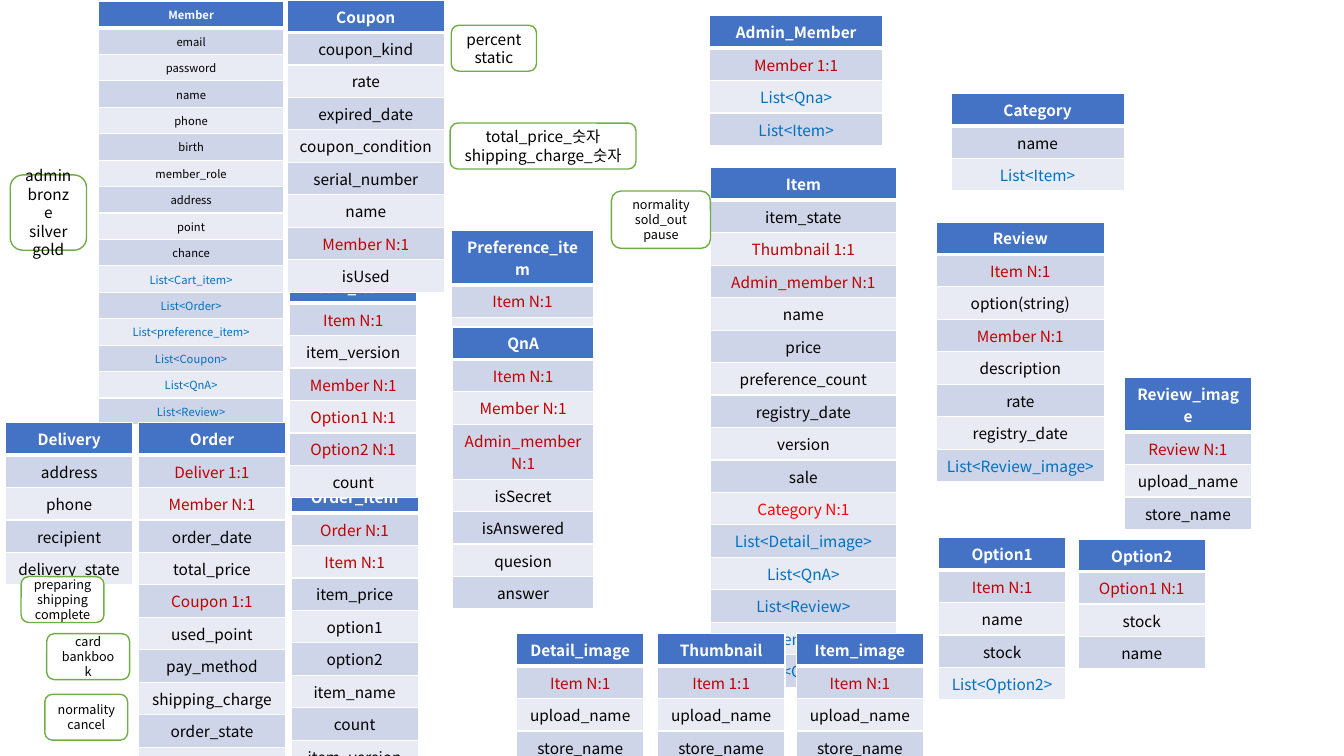
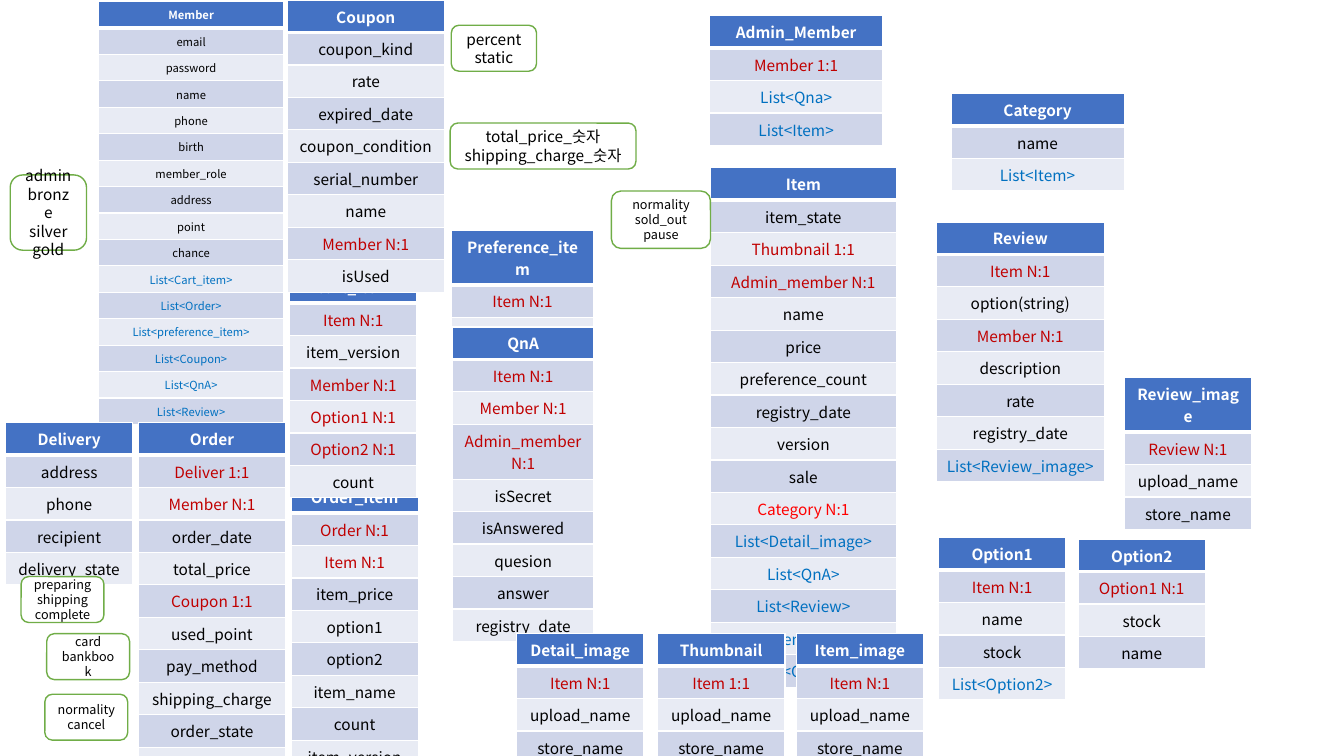
Before and after one commit to Konkuk-Toy-Project/KUNA-server, a slide deck: slide 1 of DB 설계.pptx. Drawn at 1344x756 pixels with LibreOffice and Linux fonts; fonts in the diff are those of the drawing. Boxes give left, top, right and bottom in pixels: in the first picture for what was removed or moved away, otherwise in the second. Text is boxed around its words. In the diff, an @@ line names an element or a change of style, - is before the commit and + after.

```diff
--- a/DB 설계.pptx
+++ b/DB 설계.pptx
@@ table at bbox=[453, 327, 595, 640] @@
+row 9: registry_date
```
Also in this commit, not shown: 7 other files.
